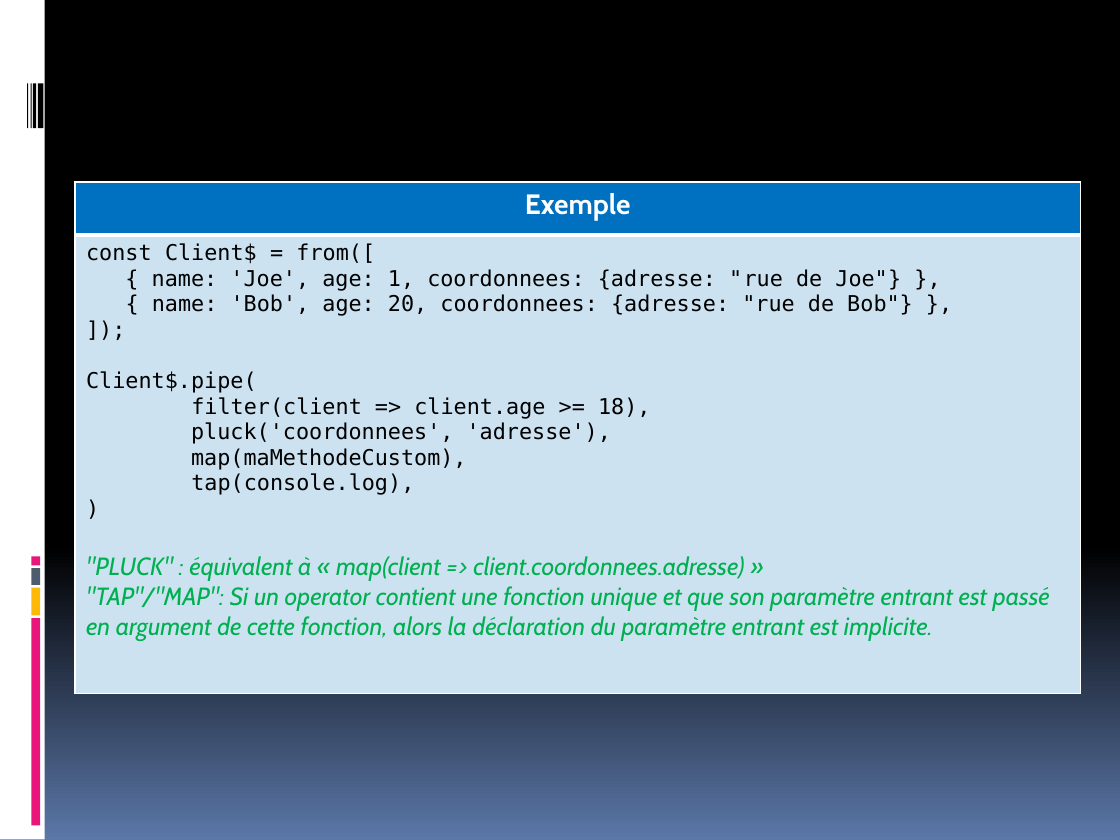
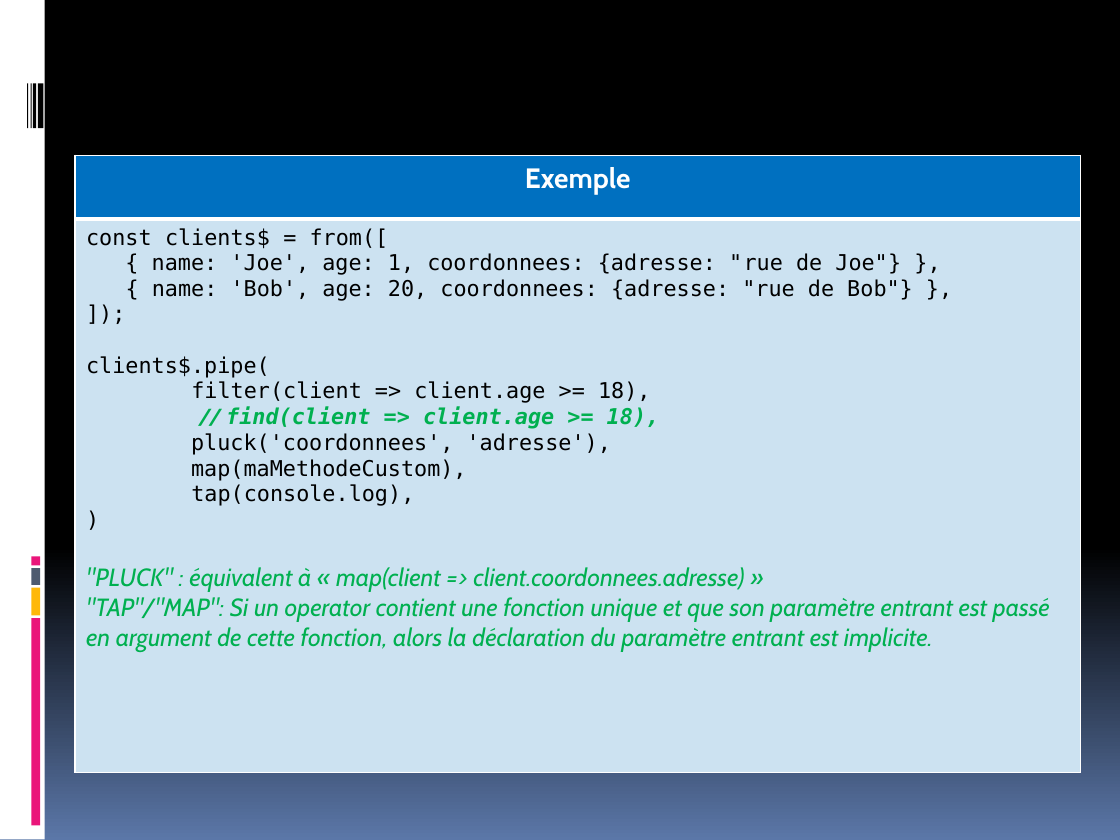
Before and after one commit to Savancosinus/rxjsproject, a slide deck: slide 13 of RxJS_MARBLE_ET_OPERATOR.pptx. Drawn at 1120x840 pixels with LibreOffice and Linux fonts; fonts in the diff are those of the drawing. Boxes give left, top, right and bottom in pixels: in the first picture for what was removed or moved away, otherwise in the second. Text is boxed around its words. In the diff, an @@ line names an element or a change of style, - is before the commit and + after.

```diff
--- a/RxJS_MARBLE_ET_OPERATOR.pptx
+++ b/RxJS_MARBLE_ET_OPERATOR.pptx
@@ table at (x1=75, y1=156, x2=1081, y2=773) @@
@@ row 2, column 1: "const Client$ = from([ / { name: 'Joe', age: 1, coordonnees: {adresse: "rue de Joe"} }, / { name: 'Bob', age: 20, coordonnees: {adresse: "rue de Bob"} }, / ]); / Client$.pipe( / filter(client => client.age >= 18), / pluck('coordonnees', 'adresse'), / map(maMethodeCustom), / tap(console.log), / ) / "PLUCK" : équivalent à « map(client => client.coordonnees.adresse) » / "TAP"/"MAP": Si un operator contient une fonction unique et que son paramètre entrant est passé en argument de cette fonction, alors la déclaration du paramètre entrant est implicite." to "const clients$ = from([ / { name: 'Joe', age: 1, coordonnees: {adresse: "rue de Joe"} }, / { name: 'Bob', age: 20, coordonnees: {adresse: "rue de Bob"} }, / ]); / clients$.pipe( / filter(client => client.age >= 18), / // find(client => client.age >= 18), / pluck('coordonnees', 'adresse'), / map(maMethodeCustom), / tap(console.log), / ) / "PLUCK" : équivalent à « map(client => client.coordonnees.adresse) » / "TAP"/"MAP": Si un operator contient une fonction unique et que son paramètre entrant est passé en argument de cette fonction, alors la déclaration du paramètre entrant est implicite." @@
@@ table resized from (x1=75, y1=181, x2=1081, y2=693) to (x1=75, y1=156, x2=1081, y2=773) @@
```
Also in this commit, not shown: 5 other slides changed, 2 other files.
